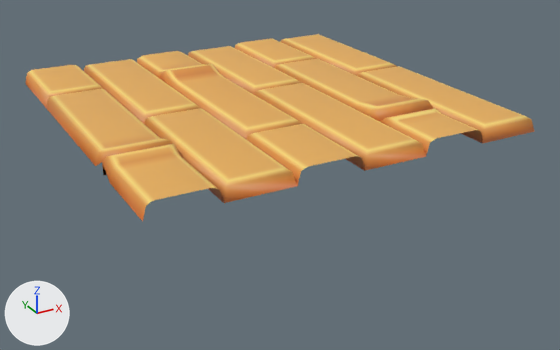
Before and after pictures for a commit that changed the FBX model Assets/Art/Models/WoodFloor.fbx.
One viewpoint serves both versions: a 50 mm camera at (-1.8, -3.52, 1.25) aimed at (0.06, -0.14, -0.44). Arrows for +X, +Y and +Z are at lower left; the lights stay in place. Where no turn or scale is listed for an object, it has been applied to the vertices. Vertices at the same position are counted once.

The first picture shows 'WoodFloor'.
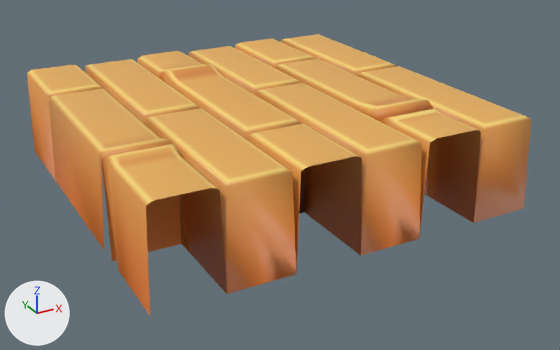
What differs and where, as boxes [x1, y1, x2, y2] in the pictures (560 x 350 px; the box of a moved part takes in the faces that stretch with it):
'WoodFloor', reshaped (50% taller)
    before: [26, 34, 535, 221]
    after: [27, 34, 531, 315]
part 1 of me_plane_025, moved or reshaped
    before: [26, 40, 535, 221]
    after: [27, 40, 531, 315]

The change, as a diff of the scene's bpy script:
```diff
--- a/Assets/Art/Models/WoodFloor.fbx.py
+++ b/Assets/Art/Models/WoodFloor.fbx.py
@@ me_plane_025 @@
 # used by ob_woodfloor; location = (0.0, 0.0, 0.0)
-me_plane_025.from_pydata(...)  # 345 vertices, 284 faces; spans x -1.0..1.0, y -1.0..1.0, z -0.2..0.03
+me_plane_025.from_pydata(...)  # 340 vertices, 280 faces; spans x -1.0..1.0, y -1.0..1.0, z -0.5..0.03
+# me_plane_025 part 1
+# 12 vertices are removed from x -1.0..0.0, y -0.6..0.65, z -0.2..-0.07
+# 15 faces are deleted
+# 58 vertices in x -1.0..1.0, y -1.0..1.0, z -0.08 move by (0.0, 0.0, -0.42)
+# 1 vertex moves from x 0.0, y 0.55, z -0.15 to x 0.0, y 0.55, z -0.5
+# 7 vertices are added at x -1.0..0.0, y -0.6..0.65, z -0.5
+# 11 new faces join them
 me_plane_025.materials.append(mat_material)
```
